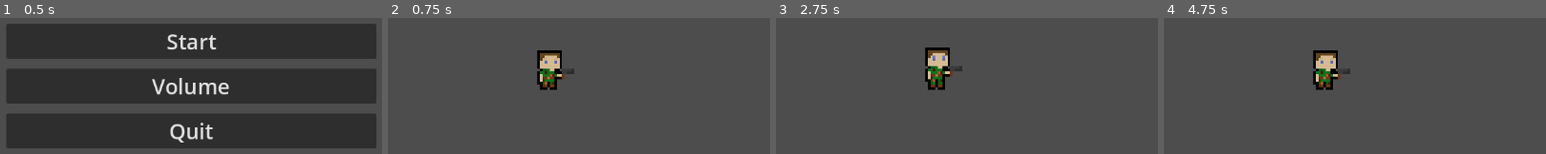
Above: before the commit, frames 1-4 (left to right).
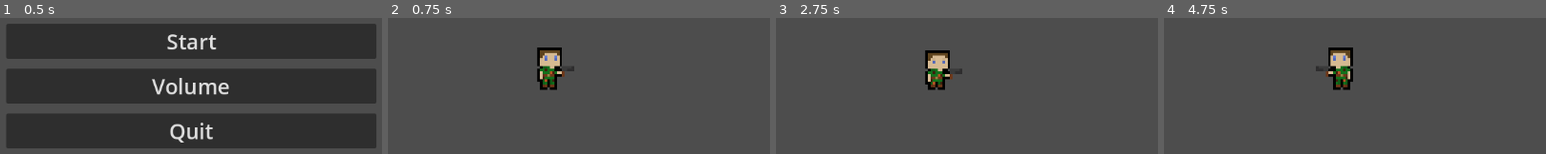
Above: after the commit, the same moments.

Repository: DrWaffle454/Cyborg-Game
Game: Godot game, scene res://Assets/Scenes/Menu UI/main_menu.tscn
The game is run twice, just before and just after one commit, with the same random seed, the same clock (stepped at 60 frames per second) and the same inputs.
Inputs:
- Up to frame 1 (0.5 s): no input
- Up to frame 2 (0.75 s): click "Start" at 0.5 s
- Up to frame 3 (2.75 s): hold D (move_right) 1.28-2.03 s; hold S (move_down) from 2.03 s (still down)
- Up to frame 4 (4.75 s): release S (move_down) at 2.78 s; hold D (move_right) 2.78-3.53 s; tap Enter at 3.5 s; hold W (move_up) 3.53-4.28 s; hold A (move_left) from 4.28 s (still down)

Frame 1 is identical in both runs. In frame 2, 1.1% of the frame differs, in the area x 39-49%, y 21-49%; in frame 3, 1.1%; in frame 4, 3.0%, in the area x 39-50%, y 21-54%.

Commit message:
Player script change for movement

Diff:
--- a/Assets/Scenes/Game World/player.tscn
+++ b/Assets/Scenes/Game World/player.tscn
@@ -1,8 +1,32 @@
-[gd_scene load_steps=11 format=3 uid="uid://cgod7e3u474vm"]
+[gd_scene load_steps=36 format=3 uid="uid://cgod7e3u474vm"]
 
 [ext_resource type="Script" path="res://Assets/Scripts/Game World/player.gd" id="1_hnkut"]
 [ext_resource type="Texture2D" uid="uid://d3cbg8ad5ik4x" path="res://Assets/Images/Tiles/Sprite_sheet8_13.png" id="2_vwdjv"]
 
+[sub_resource type="AtlasTexture" id="AtlasTexture_7jc1w"]
+atlas = ExtResource("2_vwdjv")
+region = Rect2(0, 64, 16, 16)
+
+[sub_resource type="AtlasTexture" id="AtlasTexture_0lb31"]
+atlas = ExtResource("2_vwdjv")
+region = Rect2(16, 64, 16, 16)
+
+[sub_resource type="AtlasTexture" id="AtlasTexture_wpw6n"]
+atlas = ExtResource("2_vwdjv")
+region = Rect2(32, 64, 16, 16)
+
+[sub_resource type="AtlasTexture" id="AtlasTexture_lmlkr"]
+atlas = ExtResource("2_vwdjv")
+region = Rect2(48, 64, 16, 16)
+
+[sub_resource type="AtlasTexture" id="AtlasTexture_s80on"]
+atlas = ExtResource("2_vwdjv")
+region = Rect2(64, 64, 16, 16)
+
+[sub_resource type="AtlasTexture" id="AtlasTexture_ixfp5"]
+atlas = ExtResource("2_vwdjv")
+region = Rect2(80, 64, 16, 16)
+
 [sub_resource type="AtlasTexture" id="AtlasTexture_ijh3t"]
 atlas = ExtResource("2_vwdjv")
 region = Rect2(0, 0, 16, 16)
@@ -26,11 +50,110 @@
 [sub_resource type="AtlasTexture" id="AtlasTexture_rpsm0"]
 atlas = ExtResource("2_vwdjv")
 region = Rect2(80, 0, 16, 16)
+
+[sub_resource type="AtlasTexture" id="AtlasTexture_mis8n"]
+atlas = ExtResource("2_vwdjv")
+region = Rect2(0, 80, 16, 16)
+
+[sub_resource type="AtlasTexture" id="AtlasTexture_tp0qi"]
+atlas = ExtResource("2_vwdjv")
+region = Rect2(16, 80, 16, 16)
+
+[sub_resource type="AtlasTexture" id="AtlasTexture_xm7n6"]
+atlas = ExtResource("2_vwdjv")
+region = Rect2(0, 16, 16, 16)
+
+[sub_resource type="AtlasTexture" id="AtlasTexture_bn15e"]
+atlas = ExtResource("2_vwdjv")
+region = Rect2(16, 16, 16, 16)
+
+[sub_resource type="AtlasTexture" id="AtlasTexture_2ewrc"]
+atlas = ExtResource("2_vwdjv")
+region = Rect2(32, 16, 16, 16)
+
+[sub_resource type="AtlasTexture" id="AtlasTexture_ltgcm"]
+atlas = ExtResource("2_vwdjv")
+region = Rect2(48, 16, 16, 16)
+
+[sub_resource type="AtlasTexture" id="AtlasTexture_vfo0a"]
+atlas = ExtResource("2_vwdjv")
+region = Rect2(64, 16, 16, 16)
+
+[sub_resource type="AtlasTexture" id="AtlasTexture_8tfif"]
+atlas = ExtResource("2_vwdjv")
+region = Rect2(80, 16, 16, 16)
+
+[sub_resource type="AtlasTexture" id="AtlasTexture_gh50c"]
+atlas = ExtResource("2_vwdjv")
+region = Rect2(0, 32, 16, 16)
+
+[sub_resource type="AtlasTexture" id="AtlasTexture_glboa"]
+atlas = ExtResource("2_vwdjv")
+region = Rect2(16, 32, 16, 16)
+
+[sub_resource type="AtlasTexture" id="AtlasTexture_1i2k0"]
+atlas = ExtResource("2_vwdjv")
+region = Rect2(32, 32, 16, 16)
+
+[sub_resource type="AtlasTexture" id="AtlasTexture_o1e1f"]
+atlas = ExtResource("2_vwdjv")
+region = Rect2(48, 32, 16, 16)
+
+[sub_resource type="AtlasTexture" id="AtlasTexture_1fjgk"]
+atlas = ExtResource("2_vwdjv")
+region = Rect2(64, 32, 16, 16)
+
+[sub_resource type="AtlasTexture" id="AtlasTexture_swnmf"]
+atlas = ExtResource("2_vwdjv")
+region = Rect2(80, 32, 16, 16)
+
+[sub_resource type="AtlasTexture" id="AtlasTexture_8klbq"]
+atlas = ExtResource("2_vwdjv")
+region = Rect2(0, 48, 16, 16)
+
+[sub_resource type="AtlasTexture" id="AtlasTexture_0ywp2"]
+atlas = ExtResource("2_vwdjv")
+region = Rect2(16, 48, 16, 16)
+
+[sub_resource type="AtlasTexture" id="AtlasTexture_7noy2"]
+atlas = ExtResource("2_vwdjv")
+region = Rect2(32, 48, 16, 16)
+
+[sub_resource type="AtlasTexture" id="AtlasTexture_k1dk5"]
+atlas = ExtResource("2_vwdjv")
+region = Rect2(48, 48, 16, 16)
+
+[sub_resource type="AtlasTexture" id="AtlasTexture_4u5ha"]
+atlas = ExtResource("2_vwdjv")
+region = Rect2(64, 48, 16, 16)
 
 [sub_resource type="SpriteFrames" id="SpriteFrames_bnyfi"]
 animations = [{
 "frames": [{
 "duration": 1.0,
+"texture": SubResource("AtlasTexture_7jc1w")
+}, {
+"duration": 1.0,
+"texture": SubResource("AtlasTexture_0lb31")
+}, {
+"duration": 1.0,
+"texture": SubResource("AtlasTexture_wpw6n")
+}, {
+"duration": 1.0,
+"texture": SubResource("AtlasTexture_lmlkr")
+}, {
+"duration": 1.0,
+"texture": SubResource("AtlasTexture_s80on")
+}, {
+"duration": 1.0,
+"texture": SubResource("AtlasTexture_ixfp5")
+}],
+"loop": true,
+"name": &"die",
+"speed": 2.0
+}, {
+"frames": [{
+"duration": 1.0,
 "texture": SubResource("AtlasTexture_ijh3t")
 }, {
 "duration": 1.0,
@@ -49,8 +172,85 @@
 "texture": SubResource("AtlasTexture_rpsm0")
 }],
 "loop": true,
-"name": &"default",
+"name": &"idle",
 "speed": 5.0
+}, {
+"frames": [{
+"duration": 1.0,
+"texture": SubResource("AtlasTexture_mis8n")
+}, {
+"duration": 1.0,
+"texture": SubResource("AtlasTexture_tp0qi")
+}],
+"loop": false,
+"name": &"interact",
+"speed": 1.0
+}, {
+"frames": [{
+"duration": 1.0,
+"texture": SubResource("AtlasTexture_xm7n6")
+}, {
+"duration": 1.0,
+"texture": SubResource("AtlasTexture_bn15e")
+}, {
+"duration": 1.0,
+"texture": SubResource("AtlasTexture_2ewrc")
+}, {
+"duration": 1.0,
+"texture": SubResource("AtlasTexture_ltgcm")
+}, {
+"duration": 1.0,
+"texture": SubResource("AtlasTexture_vfo0a")
+}, {
+"duration": 1.0,
+"texture": SubResource("AtlasTexture_8tfif")
+}],
+"loop": true,
+"name": &"run",
+"speed": 5.0
+}, {
+"frames": [{
+"duration": 1.0,
+"texture": SubResource("AtlasTexture_gh50c")
+}, {
+"duration": 1.0,
+"texture": SubResource("AtlasTexture_glboa")
+}, {
+"duration": 1.0,
+"texture": SubResource("AtlasTexture_1i2k0")
+}, {
+"duration": 1.0,
+"texture": SubResource("AtlasTexture_o1e1f")
+}, {
+"duration": 1.0,
+"texture": SubResource("AtlasTexture_1fjgk")
+}, {
+"duration": 1.0,
+"texture": SubResource("AtlasTexture_swnmf")
+}],
+"loop": true,
+"name": &"shoot",
+"speed": 5.0
+}, {
+"frames": [{
+"duration": 1.0,
+"texture": SubResource("AtlasTexture_8klbq")
+}, {
+"duration": 1.0,
+"texture": SubResource("AtlasTexture_0ywp2")
+}, {
+"duration": 1.0,
+"texture": SubResource("AtlasTexture_7noy2")
+}, {
+"duration": 1.0,
+"texture": SubResource("AtlasTexture_k1dk5")
+}, {
+"duration": 1.0,
+"texture": SubResource("AtlasTexture_4u5ha")
+}],
+"loop": true,
+"name": &"take_damage",
+"speed": 1.0
 }]
 
 [sub_resource type="RectangleShape2D" id="RectangleShape2D_28o8m"]
@@ -63,8 +263,9 @@
 position = Vector2(31, -32)
 scale = Vector2(3.742, 4)
 sprite_frames = SubResource("SpriteFrames_bnyfi")
-autoplay = "default"
-frame_progress = 0.571149
+animation = &"shoot"
+autoplay = "idle"
+frame_progress = 0.471973
 
 [node name="CollisionShape2D" type="CollisionShape2D" parent="."]
 position = Vector2(20, -32)
--- a/Assets/Scripts/Game World/player.gd
+++ b/Assets/Scripts/Game World/player.gd
@@ -1,6 +1,9 @@
 extends CharacterBody2D
 
 const SPEED = 300.0
+
+@onready var animated_sprite_2d = $AnimatedSprite2D
+
 
 func _physics_process(_delta):
 	# Get the input direction and handle the movement/deceleration.
@@ -8,6 +11,17 @@
 		Input.get_axis("move_left", "move_right"),
 		Input.get_axis("move_up", "move_down")
 	)
+
+	# Face direction of movement and play correct animations
+	if direction.x != 0:
+		animated_sprite_2d.play("run")
+		if direction.x < 0:
+			animated_sprite_2d.flip_h = true
+		elif direction.x > 0:
+			animated_sprite_2d.flip_h = false
+	else:
+		animated_sprite_2d.play("idle")
+
 
 	# Normalize the direction to ensure consistent speed in all directions
 	if direction != Vector2.ZERO:
